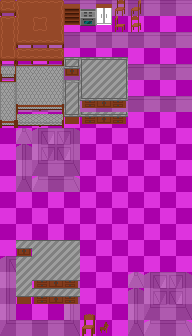
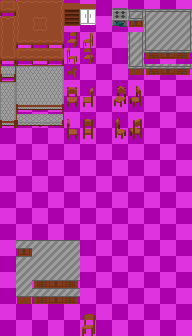
Comparing the layer stacks of the two (192, 336) images. Changes:
painted on "tiles" over [64, 0, 192, 333]
hid "guide" over [0, 0, 192, 336]
